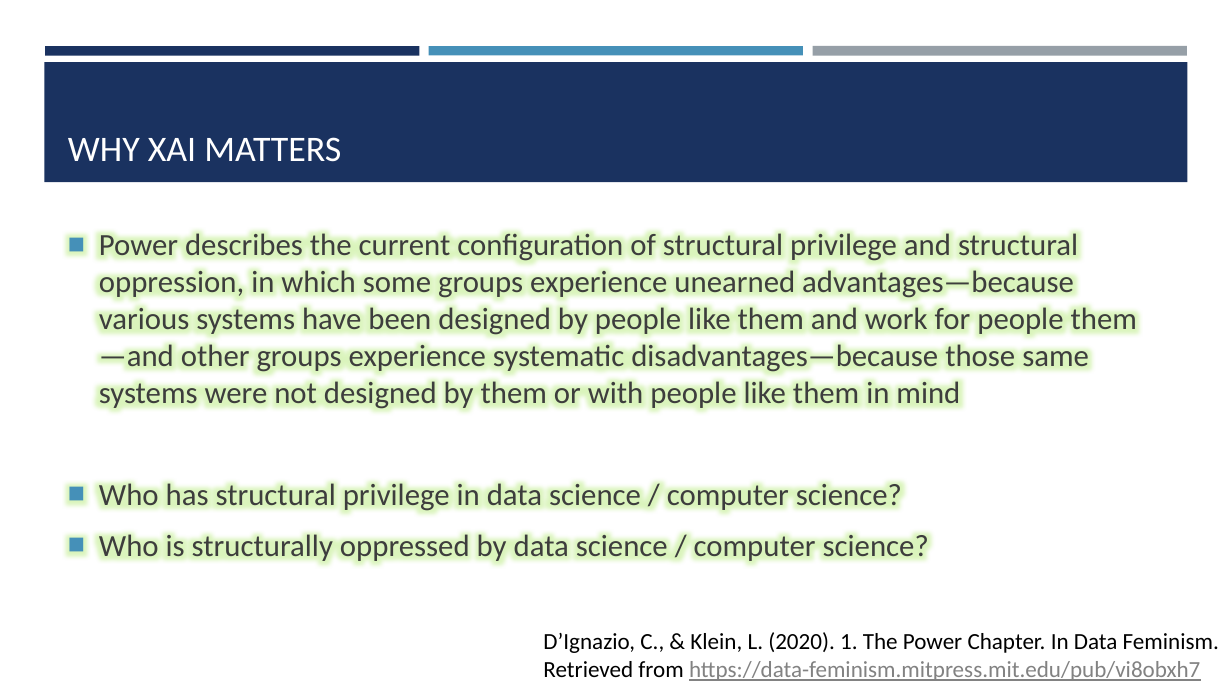
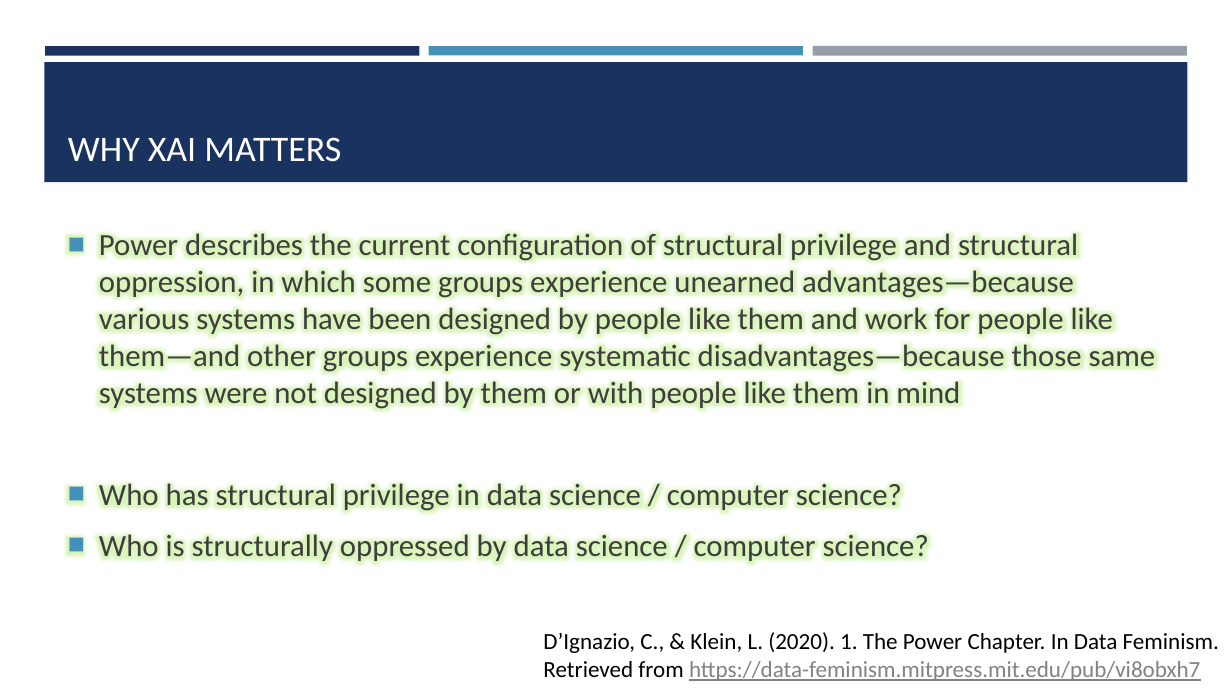
Before and after one commit to amosca01/SDS-CSC235, a slide deck: slide 3 of slides/17-XAI.pptx. Drawn at 1232x693 pixels with LibreOffice and Linux fonts; fonts in the diff are those of the drawing. Boxes give left, top, right and bottom in pixels: in the first picture for what was removed or moved away, otherwise in the second. Text is boxed around its words. In the diff, an @@ line names an element or a change of style, - is before the commit and + after.

```diff
--- a/slides/17-XAI.pptx
+++ b/slides/17-XAI.pptx
@@ text at (99, 229, 1156, 411): text changed @@
-■ Power describes the current configuration of structural privilege and structural oppression, in which some groups experience unearned advantages—because various systems have been designed by people like them and work for people them—and other groups experience systematic disadvantages—because those same systems were not designed by them or with people like them in mind
+■ Power describes the current configuration of structural privilege and structural oppression, in which some groups experience unearned advantages—because various systems have been designed by people like them and work for people like them—and other groups experience systematic disadvantages—because those same systems were not designed by them or with people like them in mind
```
Also in this commit, not shown: 8 other files.
